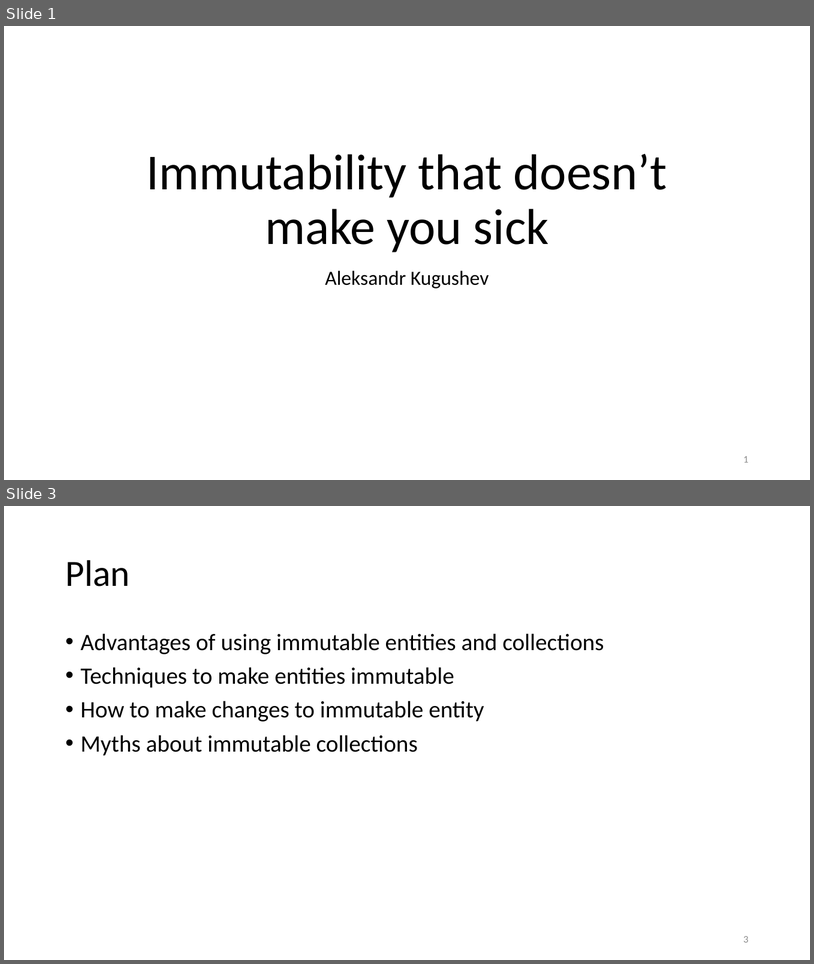
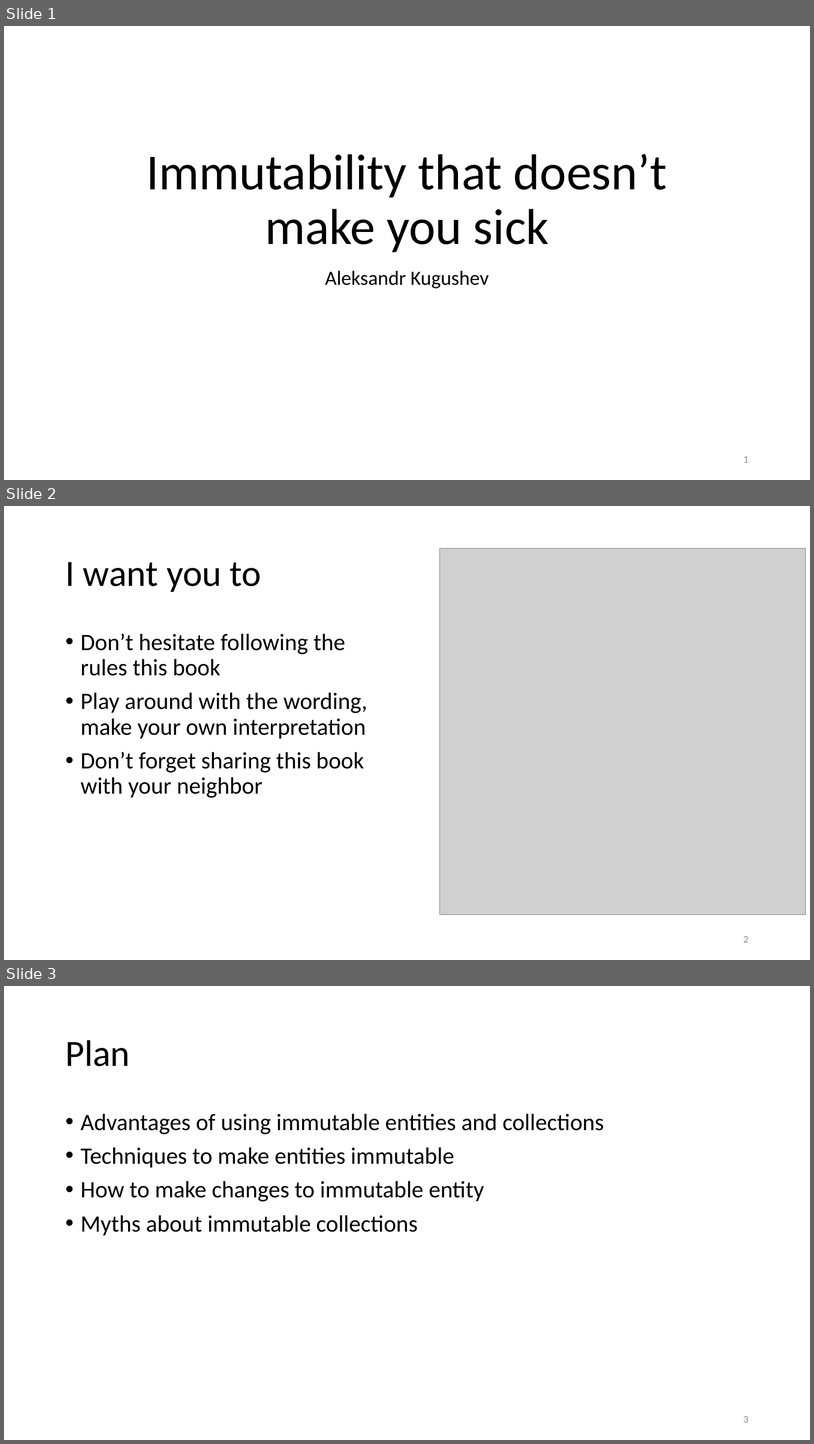
Before and after one commit to kugushev/presentations, a slide deck: Presentation.pptx. Shown one above the other, each under a label of ours: slides 1 and 3 before the commit, slides 1, 2 and 3 after it; the slides between them are not shown. The pictures are 814x964 and 814x1444 pixels, drawn with LibreOffice and Linux fonts; fonts in the diff are those of the drawing; grey boxes stand for pictures. Boxes give left, top, right and bottom in pixels: in the first picture for what was removed or moved away, otherwise in the second. Text is boxed around its words. In the diff, an @@ line names an element or a change of style, - is before the commit and + after.

```diff
--- a/Presentation.pptx
+++ b/Presentation.pptx
@@ slide 2 added at <box>4,506,810,960</box>, background #FFFFFF @@
@@ picture added at <box>440,549,806,915</box> @@
@@ title added at <box>65,562,261,592</box>, 44 pt, text #000000 @@
+I want you to
@@ text added at <box>81,633,368,798</box>, 28 pt, text #000000 @@
+• Don’t hesitate following the rules this book
+• Play around with the wording, make your own interpretation
+• Don’t forget sharing this book with your neighbor
@@ page number added at <box>744,936,749,942</box>, 12 pt, text #8C8C8C @@
+2
```
Also in this commit, not shown: 2 slides changed, 3 other slides added, 5 slides removed.
